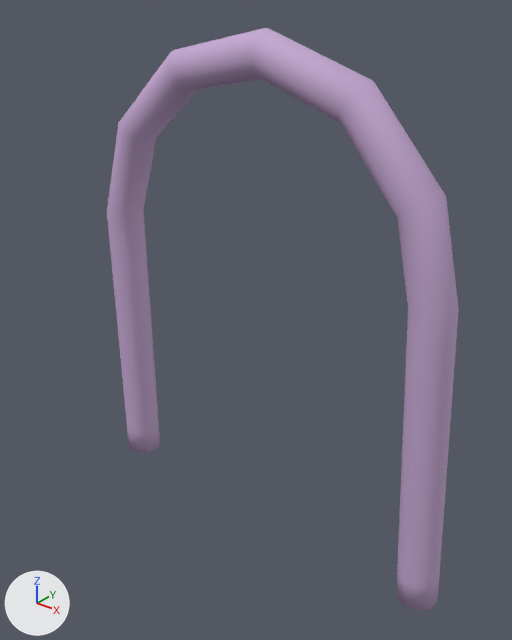
The OBJ model models/object1139.obj as it was, and as the next commit left it.
The view is the same before and after, from a 50 mm lens placed at (1.73, -1.49, 1.51), pointed at (0.46, 0.1, 0.53). The axes (+X, +Y, +Z) are drawn at lower left. The lights are the same throughout. Where no turn or scale is listed for an object, it has been applied to the vertices.
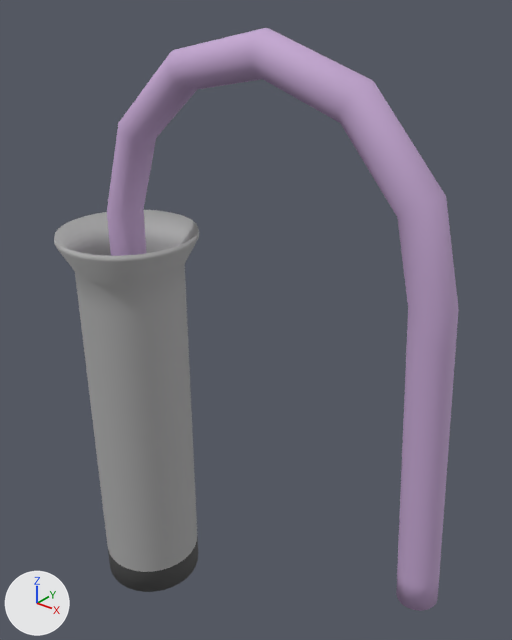
Edits to the scene script, one JSON object a line:
```json
{"op": "add", "block": "mat_material_001", "code": ["mat_material_001 = principled_material('Material.001')", "mat_material_001.base_color = (0.0697, 0.0697, 0.0697)  # dark grey #4b4b4b", "mat_material_001.roughness = 0.696"]}
{"op": "add", "block": "mat_material_000", "code": ["mat_material_000 = principled_material('Material.000')", "mat_material_000.base_color = (0.41, 0.41, 0.41)  # grey #acacac", "mat_material_000.roughness = 0.7"]}
{"block": "me_object1139", "where": "# used by ob_object1139; location = (0.0, 0.0, 0.0)"}
{"op": "remove", "block": "me_object1139", "code": "me_object1139.from_pydata(...)  # 864 vertices, 1724 faces; spans x -0.06..1.21, y -0.06..0.06, z -0.13..1.4"}
{"op": "add", "block": "me_object1139", "code": "me_object1139.from_pydata(...)  # 1888 vertices, 3768 faces; spans x -0.24..1.21, y -0.24..0.24, z -0.73..1.4"}
{"block": "me_object1139", "change": "me_object1139 part 1: a new loose piece of 1024 vertices spanning x -0.24..0.24, y -0.24..0.24, z -0.73..0.75"}
{"block": "me_object1139", "change": "me_object1139 part 2"}
{"block": "me_object1139", "change": "25 faces are deleted"}
{"block": "me_object1139", "change": "25 new faces join them, mat_material (purple #c4a6d1)"}
{"op": "add", "block": "me_object1139", "code": "me_object1139.materials.append(mat_material_001)  # dark grey #4b4b4b"}
{"op": "add", "block": "me_object1139", "code": "me_object1139.materials.append(mat_material_000)  # grey #acacac"}
```

Changed parts and their boxes [x1, y1, x2, y2] in the pictures (512 x 640 px; the box of a moved part takes in the faces that stretch with it):
```json
{"object": "object1139", "change": "reshaped", "before": [107, 28, 459, 611], "after": [54, 28, 459, 611], "on screen": "15% wider"}
{"part": 1, "of": "me_object1139", "change": "added", "after": [54, 210, 199, 592]}
{"part": 2, "of": "me_object1139", "change": "moved or reshaped", "before": [142, 390, 158, 453], "on screen": "not visible afterwards"}
```
